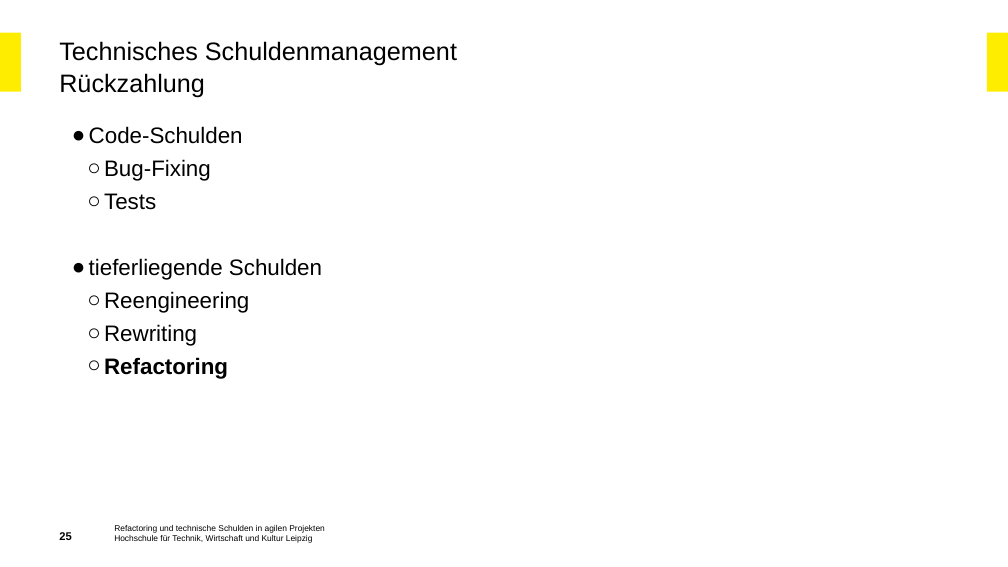
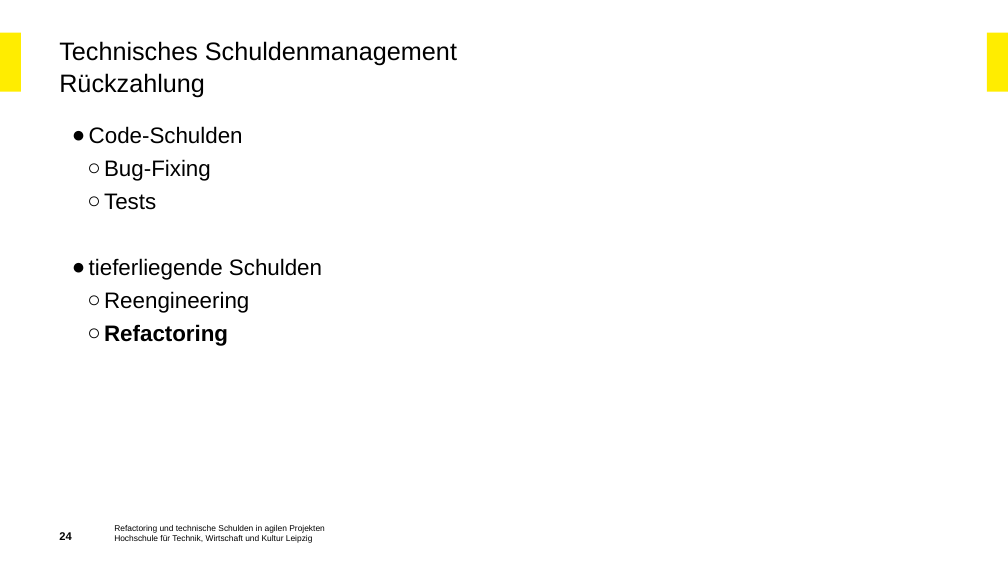
Before and after one commit to Beleg-03-Technische-Schulden/Abgabe, a slide deck: slide 24 of Beleg-03_Präsentation.pptx (slide 25 before the commit). Drawn at 1008x567 pixels with LibreOffice and Linux fonts; fonts in the diff are those of the drawing; background and template pictures are left out. Boxes give left, top, right and bottom in pixels: in the first picture for what was removed or moved away, otherwise in the second. Text is boxed around its words. In the diff, an @@ line names an element or a change of style, - is before the commit and + after.

```diff
--- a/Beleg-03_Präsentation.pptx
+++ b/Beleg-03_Präsentation.pptx
@@ text at (x1=104, y1=324, x2=197, y2=346): paragraph removed @@
-        ○ Rewriting
@@ page number at (x1=59, y1=532, x2=71, y2=540): text changed @@
-25
+24
```
Also in this commit, not shown: 13 other slides changed, 1 slide added, 2 slides removed.
